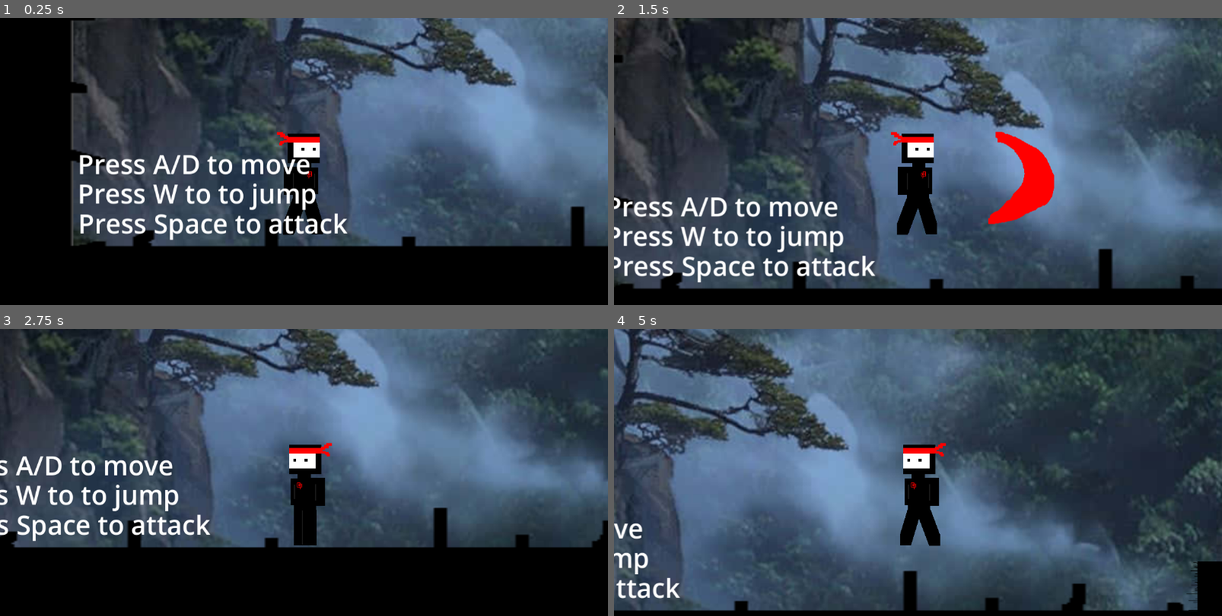
Above: before the commit, frames 1-4 (two rows, left to right).
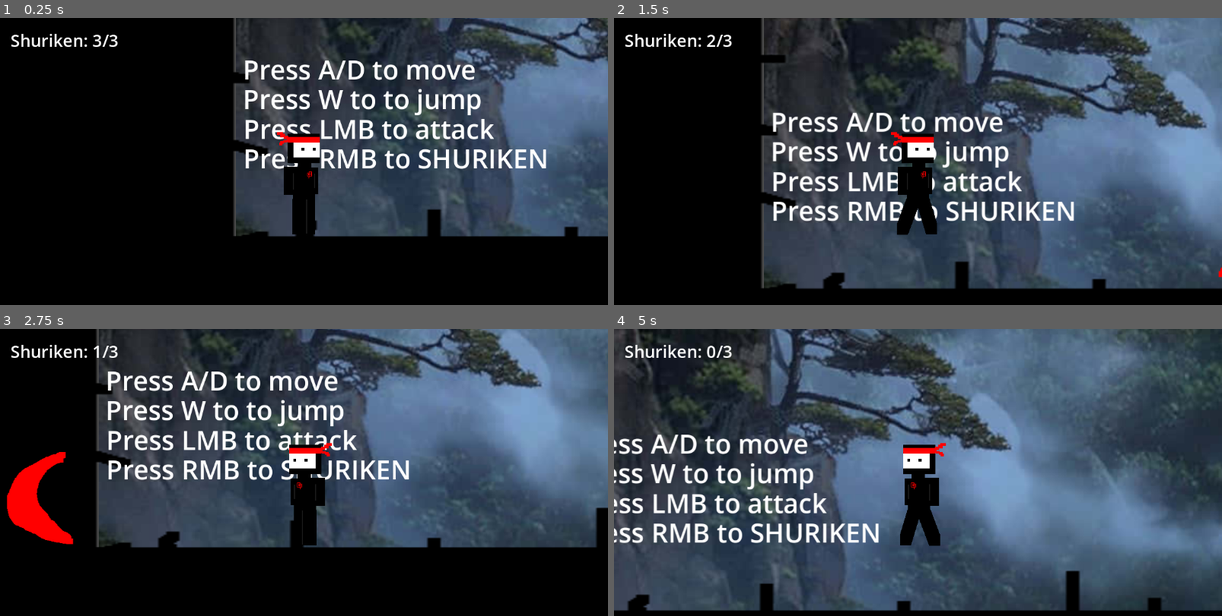
Above: after the commit, the same moments.

Repository: Craua4/craua4
Game: Godot game, scene res://main.tscn
The game is run twice, just before and just after one commit, with the same random seed, the same clock (stepped at 60 frames per second) and the same inputs.
Inputs (mouse positions are in pixels of both pictures, inside the frame that each line leads up to):
- Up to frame 1 (0.25 s): no input
- Up to frame 2 (1.5 s): tap A (move_left) at 0.5, 1.25 s; move the mouse to (1051, 170) at 0.52 s; hold D (move_right) from 0.53 s (still down); click (1051, 170) at 0.6 s; tap W (jump) at 0.77 s; right-click (1051, 170) at 0.8 s; move the mouse to (796, 204) at 1.27 s; right-click (796, 204) at 1.35 s
- Up to frame 3 (2.75 s): tap W (jump) at 1.52 s; click (182, 515) at 1.55 s; tap A (move_left) at 2 s; move the mouse to (364, 423) at 2.02 s; release D (move_right) at 2.03 s; hold A (move_left) from 2.03 s (still down); click (364, 423) at 2.1 s; right-click (364, 423) at 2.3 s
- Up to frame 4 (5 s): move the mouse to (887, 567) at 2.77 s; release A (move_left) at 2.78 s; hold D (move_right) 2.78-4.28 s; right-click (887, 567) at 2.85 s; tap W (jump) at 3.02, 3.77, 4.52 s; click (887, 567) at 3.05 s; tap A (move_left) at 3.5, 4.25 s; move the mouse to (1100, 549) at 3.52 s; click (1100, 549) at 3.6 s; right-click (1100, 549) at 3.8 s; move the mouse to (735, 449) at 4.27 s; hold A (move_left) from 4.28 s (still down); right-click (735, 449) at 4.35 s; click (735, 449) at 4.55 s

The runs differ from the first frame. In frame 1, 53% of the frame differs, in the area x 1-100%, y 0-80%; in frame 2, 67%, in the area x 0-100%, y 0-95%; in frame 3, 52%; in frame 4, 64%.

Commit message:
aual
agora

Diff:
--- a/language_leaper/character.gd
+++ b/language_leaper/character.gd
@@ -11,11 +11,26 @@
 const jump_force = -500
 const gravity = 1000
 
+const MAX_AMMO = 3
+const SHURIKEN_COOLDOWN = 0.75
+
+const ATTACK_COOLDOWN = 0.4
+var attack_cooldown_left = 0.0
+
+var ammo = MAX_AMMO
+var cooldown_left = 0.0
+var ammo_label: Label
+
 func _ready():
 	add_to_group("player")
 	sprite.play("idle")
 	jumpscare.visible = false
 
+	ammo_label = Label.new()
+	ammo_label.position = Vector2(20, 20)
+	ammo_label.add_theme_font_size_override("font_size", 32)
+	$CanvasLayer.add_child(ammo_label)
+	update_ammo_label()
 
 func take_damage():
 	if dead:
@@ -34,11 +49,12 @@
 	get_tree().reload_current_scene()
 
 func _physics_process(delta: float):
+	cooldown_left = max(cooldown_left - delta, 0.0)
+	attack_cooldown_left = max(attack_cooldown_left - delta, 0.0)
+
 	var dir = Input.get_axis("move_left", "move_right")
 	velocity.x = dir * speed
-
 	velocity.y += gravity * delta
-
 	move_and_slide()
 
 	if dir != 0:
@@ -47,26 +63,45 @@
 	if Input.is_action_just_pressed("jump") and is_on_floor():
 		velocity.y = jump_force
 
-	if Input.is_action_just_pressed("attack"):
+	if Input.is_action_just_pressed("attack") and attack_cooldown_left <= 0.0:
 		var offset = 80
-
 		player_attack.global_position = global_position + Vector2(
 			offset if not sprite.flip_h else -offset,
 			0
 		)
 		player_attack.atacar(-1 if sprite.flip_h else 1)
+		attack_cooldown_left = ATTACK_COOLDOWN
 
-
+	# the ONLY shuriken block
 	if Input.is_action_just_pressed("shuriken"):
-		var offset = 80
-
-		shuriken.global_position = global_position + Vector2(
-			offset if not sprite.flip_h else -offset,
-			0
-		)
-		shuriken.shuriken(-1 if sprite.flip_h else 1)
+		if can_throw_shuriken():
+			throw_shuriken()
+		else:
+			print("Shuriken blocked. ammo=", ammo, " cooldown=", cooldown_left)
 
 	update_animation(dir)
+
+func throw_shuriken():
+	var offset = 80
+	shuriken.global_position = global_position + Vector2(
+		offset if not sprite.flip_h else -offset,
+		0
+	)
+	shuriken.shuriken(-1 if sprite.flip_h else 1)
+
+	ammo -= 1
+	cooldown_left = SHURIKEN_COOLDOWN
+	update_ammo_label()
+
+func can_throw_shuriken() -> bool:
+	return ammo > 0 and cooldown_left <= 0.0
+
+func add_ammo(amount: int = 1):
+	ammo = min(ammo + amount, MAX_AMMO)
+	update_ammo_label()
+
+func update_ammo_label():
+	ammo_label.text = "Shuriken: %d/%d" % [ammo, MAX_AMMO]
 
 func update_animation(dir):
 	if not is_on_floor():
--- a/language_leaper/main.tscn
+++ b/language_leaper/main.tscn
@@ -8,66 +8,74 @@
 [ext_resource type="PackedScene" uid="uid://davma3aowcv06" path="res://portal.tscn" id="6_7mycd"]
 [ext_resource type="PackedScene" uid="uid://botijhjd123cl" path="res://player_shuriken.tscn" id="7_272bh"]
 
-[node name="Main" type="Node2D"]
+[node name="Main" type="Node2D" unique_id=575275781]
 
-[node name="Background" parent="." instance=ExtResource("1_1bvp3")]
+[node name="Background" parent="." unique_id=1442053415 instance=ExtResource("1_1bvp3")]
 position = Vector2(571, -624)
 scale = Vector2(2, 2)
 metadata/_edit_lock_ = true
 
-[node name="Platform" parent="." instance=ExtResource("1_0xm2m")]
+[node name="Platform" parent="." unique_id=1885681704 instance=ExtResource("1_0xm2m")]
 position = Vector2(1144, -76)
 scale = Vector2(5, 3)
 
-[node name="Platform2" parent="." instance=ExtResource("1_0xm2m")]
+[node name="Platform2" parent="." unique_id=309493274 instance=ExtResource("1_0xm2m")]
 position = Vector2(-978, -826)
 rotation = 1.5708
 scale = Vector2(3, 5)
 
-[node name="Platform3" parent="." instance=ExtResource("1_0xm2m")]
+[node name="Platform3" parent="." unique_id=226439252 instance=ExtResource("1_0xm2m")]
 position = Vector2(2115, -820)
 rotation = -1.5708
 scale = Vector2(3, 5)
 
-[node name="Platform4" parent="." instance=ExtResource("1_0xm2m")]
+[node name="Platform4" parent="." unique_id=1889576659 instance=ExtResource("1_0xm2m")]
 position = Vector2(76, 106)
 rotation = -1.5708
 scale = Vector2(0.1, 1)
 
-[node name="Character" parent="." instance=ExtResource("2_h2yge")]
-position = Vector2(-911, -5)
+[node name="Enemy" parent="." unique_id=1663493549 instance=ExtResource("3_h2yge")]
+position = Vector2(1789, 15)
 
-[node name="Enemy" parent="." instance=ExtResource("3_h2yge")]
-position = Vector2(1832, 20)
-
-[node name="ataque" parent="." groups=["enemy"] instance=ExtResource("5_lquwl")]
+[node name="ataque" parent="." unique_id=973526392 groups=["enemy"] instance=ExtResource("5_lquwl")]
 position = Vector2(-37, -1887)
 
-[node name="pressto1" type="Label" parent="."]
-offset_left = -1341.0
-offset_top = -42.0
-offset_right = -810.0
-offset_bottom = 27.0
+[node name="pressto1" type="Label" parent="." unique_id=1334145255]
+offset_left = -1336.0
+offset_top = -203.0
+offset_right = -805.0
+offset_bottom = -134.0
 theme_override_font_sizes/font_size = 50
 text = "Press A/D to move"
 
-[node name="pressto2" type="Label" parent="."]
-offset_left = -1341.0
-offset_top = 14.0
-offset_right = -810.0
-offset_bottom = 83.0
+[node name="pressto2" type="Label" parent="." unique_id=702821460]
+offset_left = -1336.0
+offset_top = -147.0
+offset_right = -805.0
+offset_bottom = -78.0
 theme_override_font_sizes/font_size = 50
 text = "Press W to to jump"
 
-[node name="pressto3" type="Label" parent="."]
-offset_left = -1340.0
-offset_top = 71.0
-offset_right = -809.0
-offset_bottom = 140.0
+[node name="pressto3" type="Label" parent="." unique_id=2059449869]
+offset_left = -1335.0
+offset_top = -90.0
+offset_right = -804.0
+offset_bottom = -21.0
 theme_override_font_sizes/font_size = 50
-text = "Press Space to attack"
+text = "Press LMB to attack"
 
-[node name="Label" type="Label" parent="."]
+[node name="pressto4" type="Label" parent="." unique_id=1300746363]
+offset_left = -1335.0
+offset_top = -34.0
+offset_right = -804.0
+offset_bottom = 35.0
+theme_override_font_sizes/font_size = 50
+text = "Press RMB to SHURIKEN"
+
+[node name="Character" parent="." unique_id=1966469744 instance=ExtResource("2_h2yge")]
+position = Vector2(-1219, 35)
+
+[node name="Label" type="Label" parent="." unique_id=1935916430]
 offset_left = -1018.0
 offset_top = -199.0
 offset_right = -527.0
@@ -75,7 +83,7 @@
 theme_override_colors/font_color = Color(1, 0, 0, 1)
 theme_override_font_sizes/font_size = 50
 
-[node name="Label2" type="Label" parent="."]
+[node name="Label2" type="Label" parent="." unique_id=1839944545]
 offset_left = -1029.0
 offset_top = -250.0
 offset_right = -505.0
@@ -83,7 +91,7 @@
 theme_override_colors/font_color = Color(0, 0, 1, 1)
 theme_override_font_sizes/font_size = 50
 
-[node name="Label3" type="Label" parent="."]
+[node name="Label3" type="Label" parent="." unique_id=1643108822]
 offset_left = -1029.0
 offset_top = -305.0
 offset_right = -581.0
@@ -91,8 +99,11 @@
 theme_override_colors/font_color = Color(0, 1, 0, 1)
 theme_override_font_sizes/font_size = 50
 
-[node name="Node2D" parent="." instance=ExtResource("6_7mycd")]
+[node name="Node2D" parent="." unique_id=166915682 instance=ExtResource("6_7mycd")]
 position = Vector2(2253, -94)
 
-[node name="shuriken" parent="." instance=ExtResource("7_272bh")]
+[node name="shuriken" parent="." unique_id=992771939 instance=ExtResource("7_272bh")]
 position = Vector2(8, -604)
+
+[node name="Enemy2" parent="." unique_id=28928810 instance=ExtResource("3_h2yge")]
+position = Vector2(944, 35)
--- a/language_leaper/player_shuriken.gd
+++ b/language_leaper/player_shuriken.gd
@@ -1,29 +1,69 @@
+#extends Area2D
+#
+#var speed = 1000
+#@onready var sprite = $Sprite2D
+#
+#func _ready():
+#	monitoring = false
+#	visible = false
+#
+#func _physics_process(delta: float) -> void:
+#	global_position.x += speed * delta
+#
+#func shuriken(direcao:int):
+#	print("Shuriken ativado!")
+#	sprite.flip_h = direcao <0
+#	monitoring = true
+#	visible = true
+#
+#	await get_tree().create_timer(1.0).timeout
+#
+#	monitoring = false
+#	visible = false
+#
+#func _on_body_entered(body: Node2D):
+#	print("O ataque encostou em: ", body.name)
+#
+#	if body.is_in_group("enemy"):
+#		print("Inimigo atingido!")
+#		body.take_damage()
+
 extends Area2D
 
-var speed = 1000
+const SPEED = 1000
+var direction = 1
+var shot_id = 0
 @onready var sprite = $Sprite2D
 
 func _ready():
-	monitoring = false
-	visible = false
+	_hide()
 
 func _physics_process(delta: float) -> void:
-	global_position.x += speed * delta
+	global_position.x += direction * SPEED * delta
 
-func shuriken(direcao:int):
-	print("Shuriken ativado!")
-	sprite.flip_h = direcao <0
+func shuriken(direcao: int):
+	shot_id += 1
+	var my_shot = shot_id        # remember which throw this is
+
+	direction = direcao
+	sprite.flip_h = direcao < 0
 	monitoring = true
 	visible = true
+	set_physics_process(true)
 
 	await get_tree().create_timer(1.0).timeout
 
-	monitoring = false
+	# a newer throw happened meanwhile, so leave it alone
+	if my_shot != shot_id:
+		return
+	_hide()
+
+func _hide():
+	set_deferred("monitoring", false)
 	visible = false
+	set_physics_process(false)
 
 func _on_body_entered(body: Node2D):
-	print("O ataque encostou em: ", body.name)
-
 	if body.is_in_group("enemy"):
-		print("Inimigo atingido!")
 		body.take_damage()
+		_hide()
--- a/language_leaper/player_shuriken.tscn
+++ b/language_leaper/player_shuriken.tscn
@@ -6,16 +6,16 @@
 [sub_resource type="RectangleShape2D" id="RectangleShape2D_m1mjt"]
 size = Vector2(124, 195)
 
-[node name="shuriken" type="Node2D"]
+[node name="shuriken" type="Node2D" unique_id=714978665]
 
-[node name="PlayerShuriken" type="Area2D" parent="."]
+[node name="PlayerShuriken" type="Area2D" parent="." unique_id=441190386]
 script = ExtResource("1_ol87u")
 
-[node name="CollisionShape2D" type="CollisionShape2D" parent="PlayerShuriken"]
+[node name="CollisionShape2D" type="CollisionShape2D" parent="PlayerShuriken" unique_id=862195663]
 position = Vector2(4, 8.5)
 shape = SubResource("RectangleShape2D_m1mjt")
 
-[node name="Sprite2D" type="Sprite2D" parent="PlayerShuriken"]
+[node name="Sprite2D" type="Sprite2D" parent="PlayerShuriken" unique_id=850066507]
 texture = ExtResource("2_clq6v")
 
 [connection signal="body_entered" from="PlayerShuriken" to="PlayerShuriken" method="_on_body_entered"]
Not shown, changed: language_leaper/character.png.import
Not shown, changed: language_leaper/characteranimation_0001.png.import
Not shown, changed: language_leaper/characteranimation_0002.png.import
Not shown, changed: language_leaper/enemy.png.import
Not shown, changed: language_leaper/feudal-japan-1920-x-1080-wallpaper-dn5ywwo9c4wccmgd.jpg.import
Not shown, changed: language_leaper/icon.svg.import
Not shown: 1 places in language_leaper/main.tscn that only renumber resources
Not shown, changed: language_leaper/platform.png.import
Not shown: 1 places in language_leaper/player_shuriken.tscn that only renumber resources
